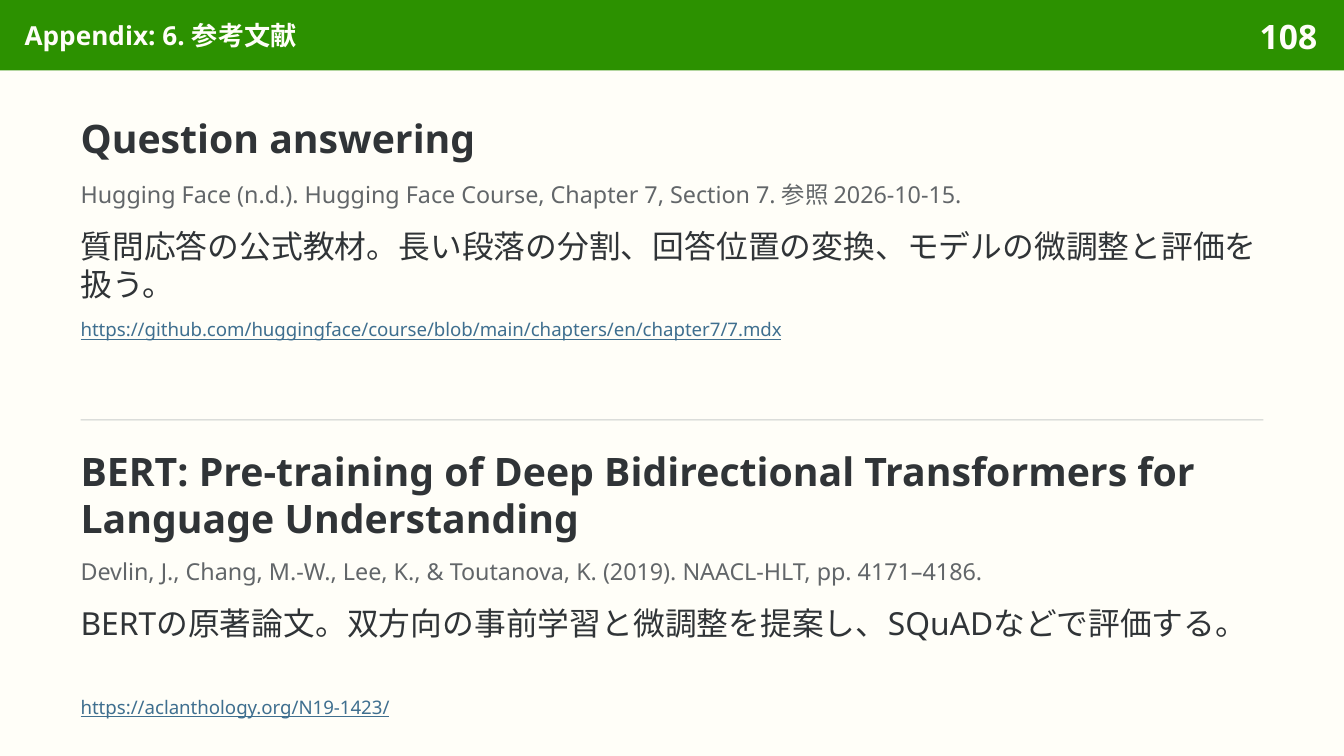
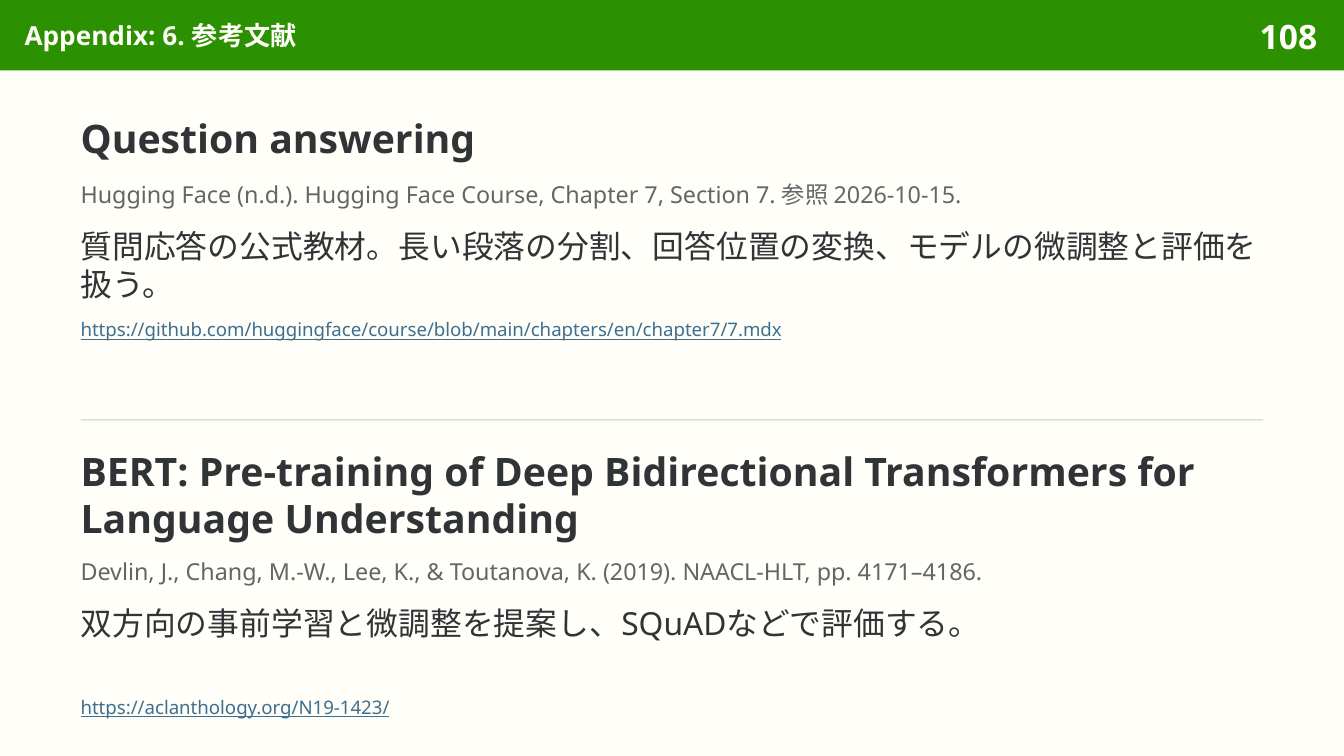
Before and after one commit to sasakiy84/datasets-in-10-minutes, a slide deck: slide 108 of slides/datasets-in-10-minutes-squad.pptx. Drawn at 1344x756 pixels with LibreOffice and Linux fonts; fonts in the diff are those of the drawing. Boxes give left, top, right and bottom in pixels: in the first picture for what was removed or moved away, otherwise in the second. Text is boxed around its words. In the diff, an @@ line names an element or a change of style, - is before the commit and + after.

Commit message:
slides(squad): refine Japanese wording and pair translations

```diff
--- a/slides/datasets-in-10-minutes-squad.pptx
+++ b/slides/datasets-in-10-minutes-squad.pptx
@@ text at (x1=81, y1=608, x2=981, y2=641): text changed @@
-BERTの原著論文。双方向の事前学習と微調整を提案し、SQuADなどで評価する。
+双方向の事前学習と微調整を提案し、SQuADなどで評価する。
```
Also in this commit, not shown: 4 other slides changed, 3 other files.
